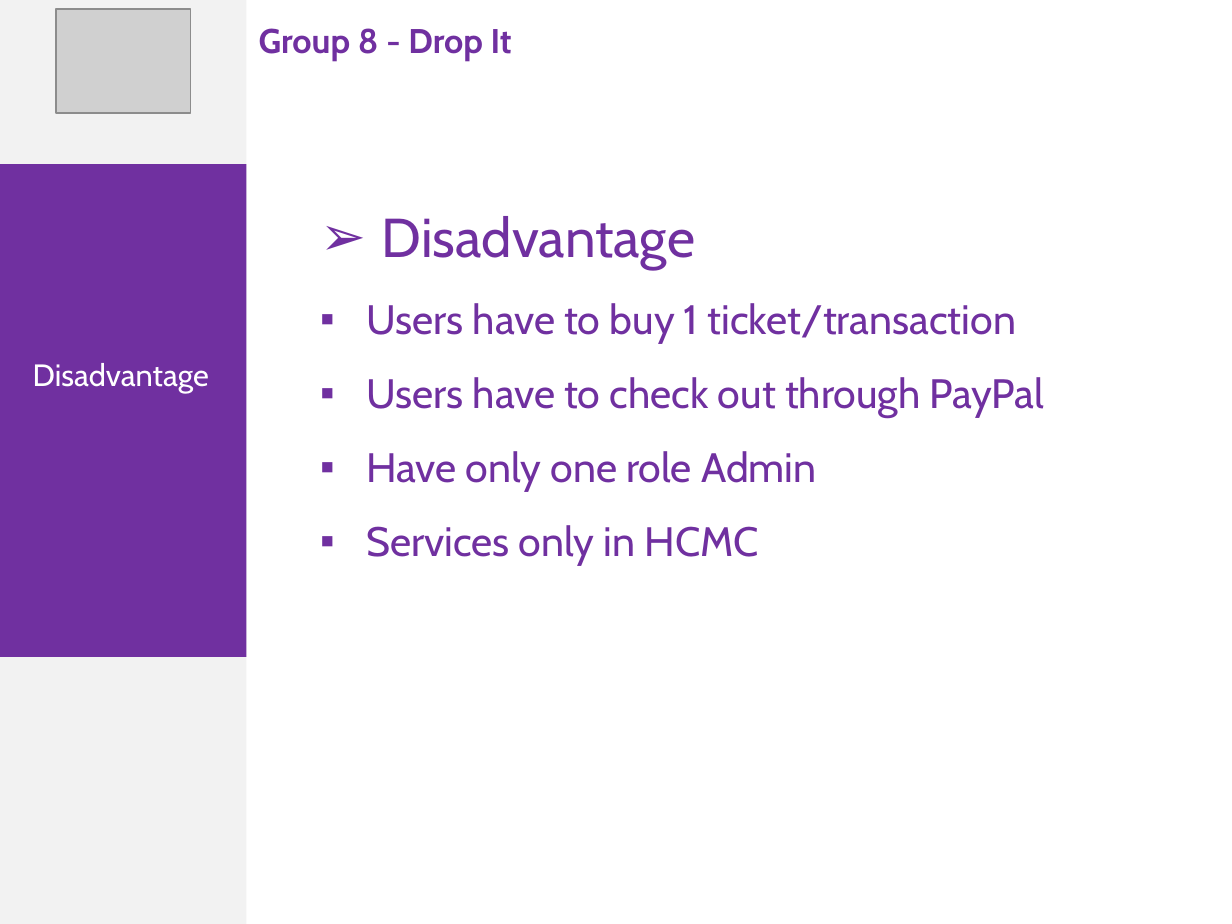
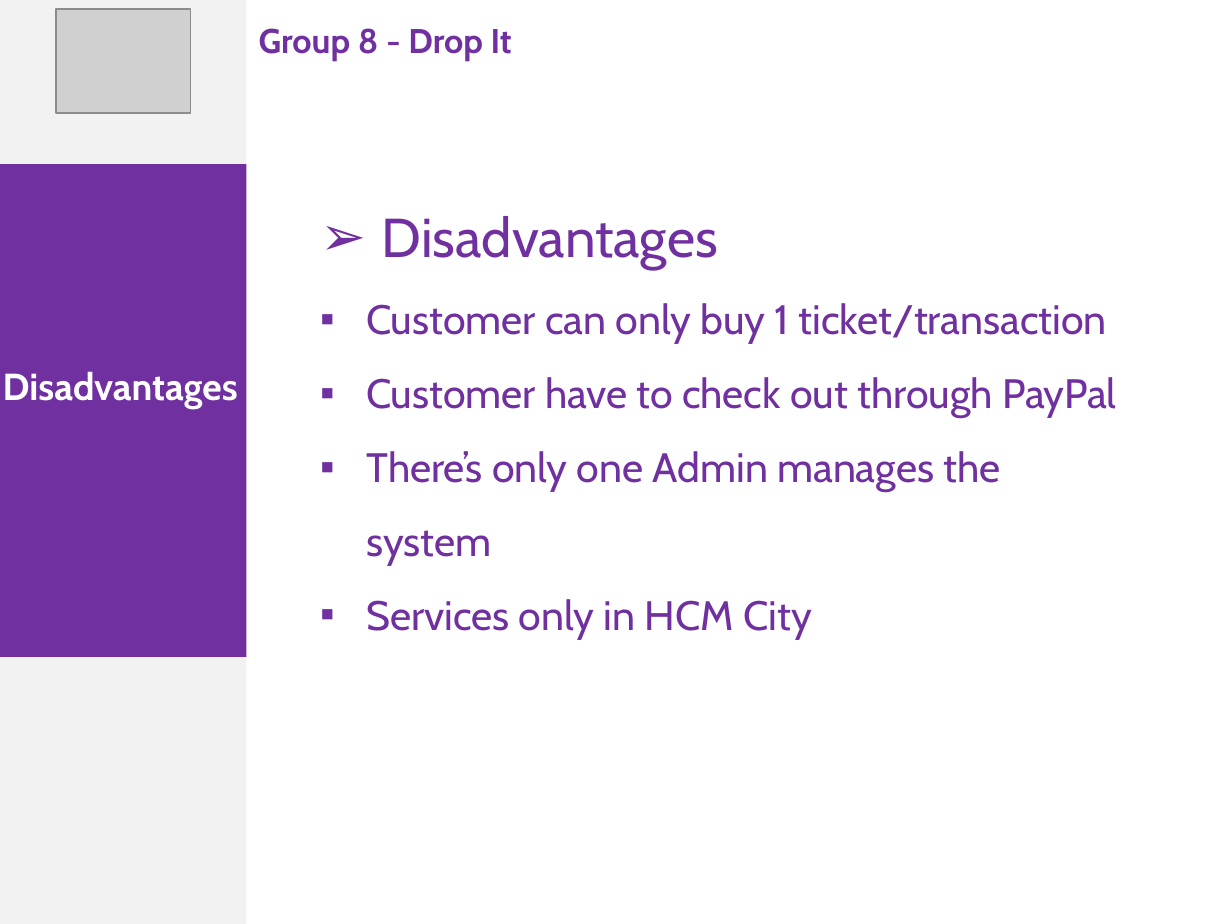
Before and after one commit to phonglk/fptu_capstone, a slide deck: slide 18 of Document/Present.pptx. Drawn at 1232x924 pixels with LibreOffice and Linux fonts; fonts in the diff are those of the drawing; grey boxes stand for pictures. Boxes give left, top, right and bottom in pixels: in the first picture for what was removed or moved away, otherwise in the second. Text is boxed around its words. In the diff, an @@ line names an element or a change of style, - is before the commit and + after.

```diff
--- a/Document/Present.pptx
+++ b/Document/Present.pptx
@@ text at [366, 216, 1116, 640]: text changed @@
-➢ Disadvantage
-▪ Users have to buy 1 ticket/transaction
-▪ Users have to check out through PayPal
-▪ Have only one role Admin
-▪ Services only in HCMC
+➢ Disadvantages
+▪ Customer can only buy 1 ticket/transaction
+▪ Customer have to check out through PayPal
+▪ There’s only one Admin manages the system
+▪ Services only in HCM City
@@ text at [3, 371, 238, 409]: text changed; size 18 to 22 pt; bold on @@
-Disadvantage
+Disadvantages
```
Also in this commit, not shown: 17 other slides changed.
